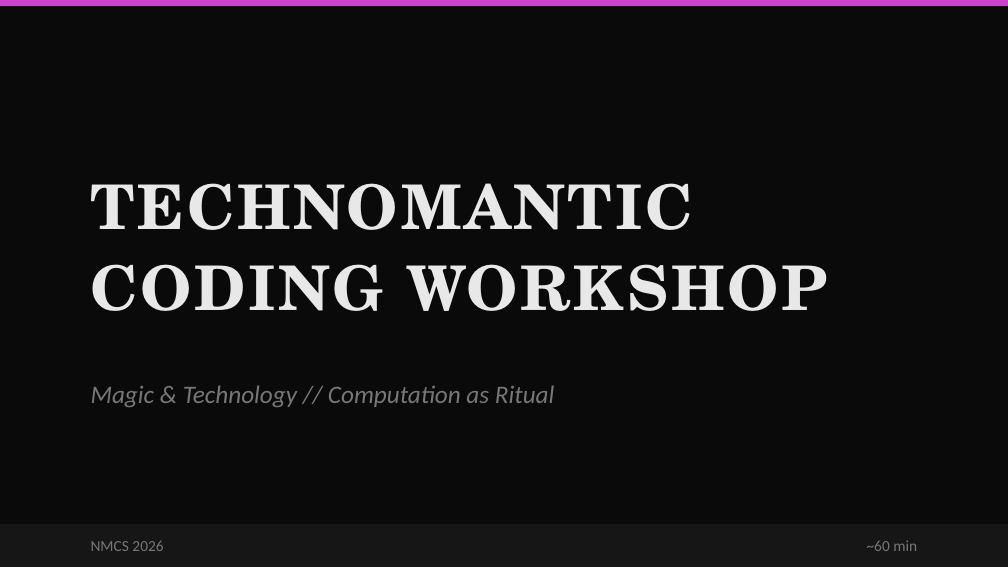
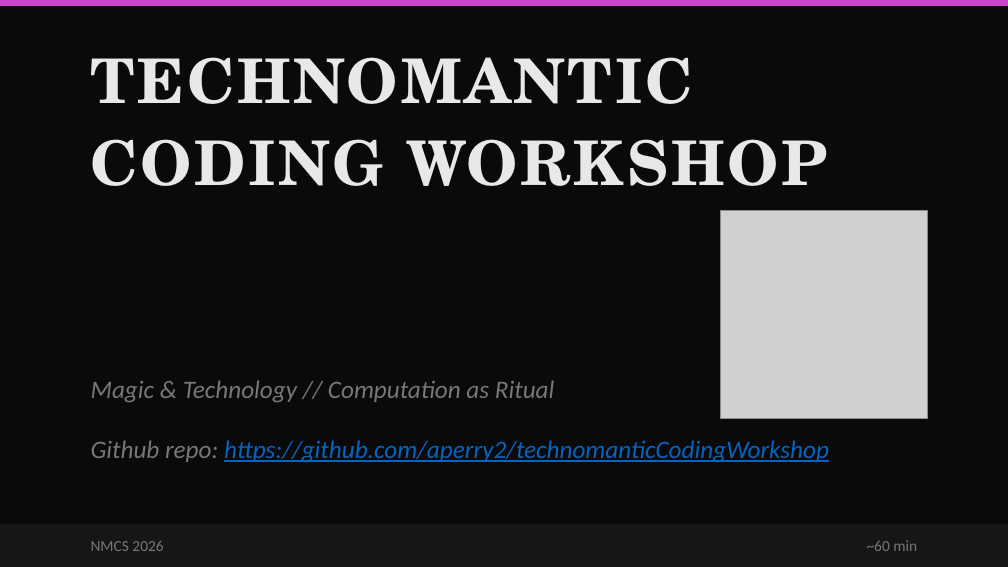
Before and after one commit to aperry2/technomanticCodingWorkshop, a slide deck: slide 1 of Technomantic_Coding_Workshop.pptx. Drawn at 1008x567 pixels with LibreOffice and Linux fonts; fonts in the diff are those of the drawing; grey boxes stand for pictures. Boxes give left, top, right and bottom in pixels: in the first picture for what was removed or moved away, otherwise in the second. Text is boxed around its words. In the diff, an @@ line names an element or a change of style, - is before the commit and + after.

```diff
--- a/Technomantic_Coding_Workshop.pptx
+++ b/Technomantic_Coding_Workshop.pptx
@@ text "TECHNOMANTIC": place and size @@
-text "TECHNOMANTIC" at <box>91,183,829,311</box>
+text "TECHNOMANTIC" at <box>91,57,829,186</box>
@@ picture added at <box>720,211,927,418</box> @@
@@ text at <box>91,440,829,463</box>: paragraph added @@
+Github repo: https://github.com/aperry2/technomanticCodingWorkshop
```
Also in this commit, not shown: 2 other files.
